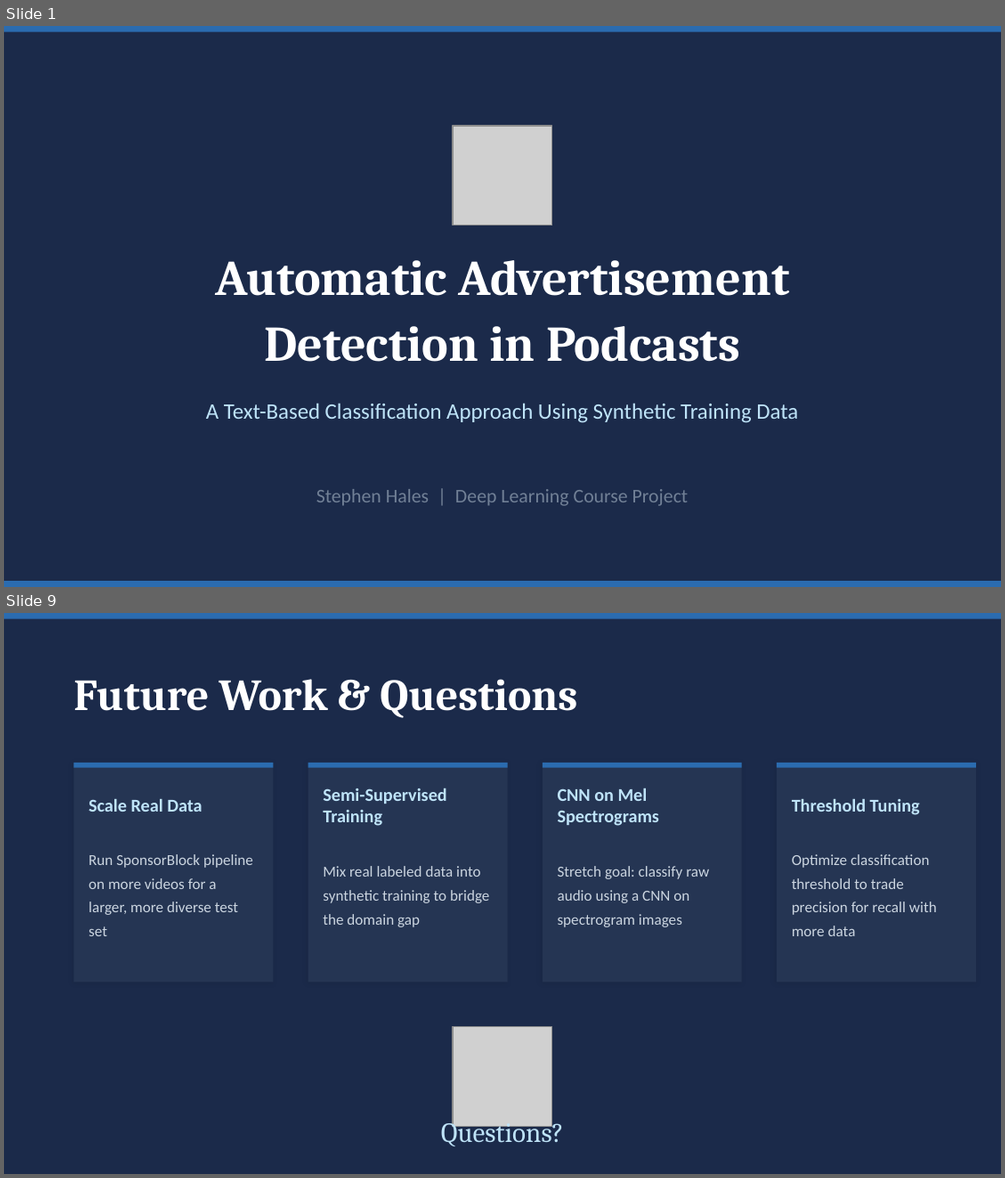
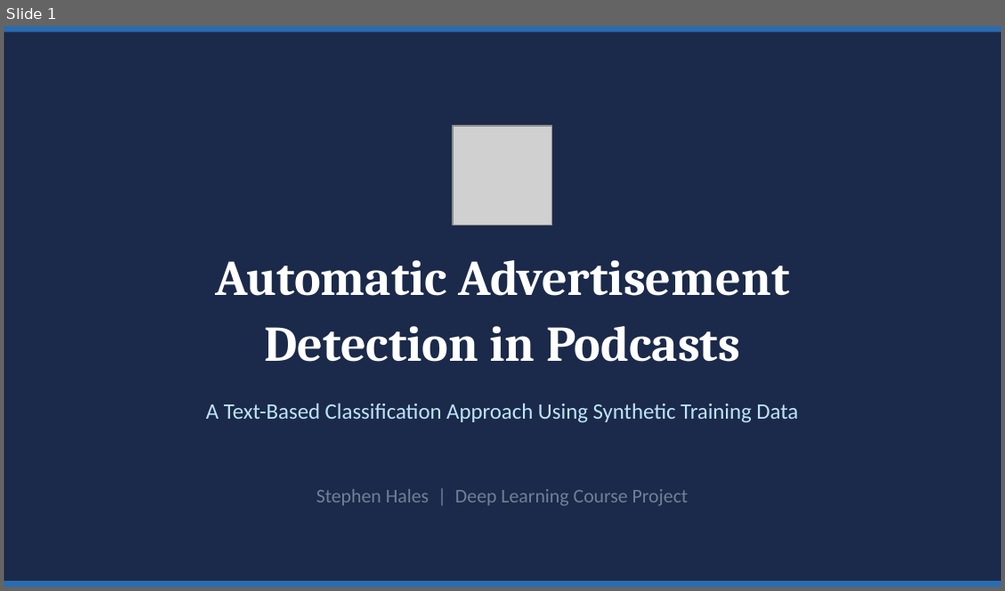
Before and after one commit to zhales05/cs-6480, a slide deck: project/podcast_ad_detection.pptx. Shown one above the other, each under a label of ours: slides 1 and 9 before the commit, slide 1 after it; the slides between them are not shown. The pictures are 1005x1178 and 1005x591 pixels, drawn with LibreOffice and Linux fonts; fonts in the diff are those of the drawing; grey boxes stand for pictures. Boxes give left, top, right and bottom in pixels: in the first picture for what was removed or moved away, otherwise in the second. Text is boxed around its words. In the diff, an @@ line names an element or a change of style, - is before the commit and + after.

```diff
--- a/project/podcast_ad_detection.pptx
+++ b/project/podcast_ad_detection.pptx
@@ slide 9 removed at [4,613,1001,1174], background #1B2A4A @@
@@ rectangle removed at [4,613,1001,619] @@
@@ text removed at [73,679,577,718] @@
-Future Work & Questions
@@ rectangle removed at [73,763,273,981] @@
@@ rectangle removed at [73,763,273,768] @@
@@ rectangle removed at [308,763,508,981] @@
@@ rectangle removed at [308,763,508,768] @@
@@ rectangle removed at [542,763,742,981] @@
@@ rectangle removed at [542,763,742,768] @@
@@ rectangle removed at [777,763,976,981] @@
@@ rectangle removed at [777,763,976,768] @@
@@ text removed at [89,799,202,811] @@
-Scale Real Data
@@ text removed at [323,788,446,826] @@
-Semi-Supervised Training
@@ text removed at [558,788,659,826] @@
-CNN on Mel Spectrograms
@@ text removed at [792,799,920,815] @@
-Threshold Tuning
@@ text removed at [89,854,253,936] @@
-Run SponsorBlock pipeline on more videos for a larger, more diverse test set
@@ text removed at [323,866,489,927] @@
-Mix real labeled data into synthetic training to bridge the domain gap
@@ text removed at [558,866,709,927] @@
-Stretch goal: classify raw audio using a CNN on spectrogram images
@@ text removed at [792,854,937,936] @@
-Optimize classification threshold to trade precision for recall with more data
@@ picture removed at [453,1027,552,1127] @@
@@ text removed at [441,1117,564,1146] @@
-Questions?
```
Also in this commit, not shown: 7 slides added, 7 other slides removed, 4 other files.
